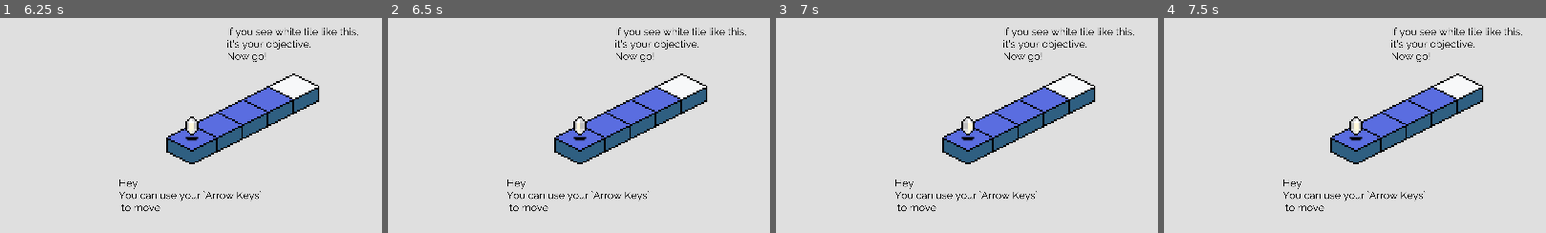
Above: before the commit, frames 1-4 (left to right).
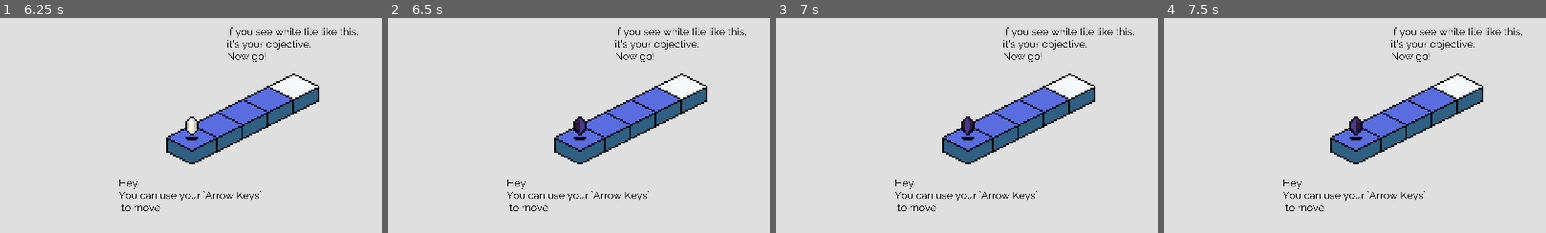
Above: after the commit, the same moments.

Repository: navisraditya/IDJCSUI
Game: Godot game, scene res://Scenes/Scenery/SplashScreen.tscn
Same seed, same stepped clock (60 frames per second), same inputs: the game is played once before the commit and once after it.
Inputs (mouse positions are % of the whole screen's width and height, from its top left):
- Up to frame 1 (6.25 s): tap Enter at 0.5, 2.75, 5.75 s; hold Right (ui_right) 0.53-1.28 s; hold Space (ui_select) 0.53-1.28 s; hold Down (ui_down) 1.28-2.03 s; tap Space (ui_select) at 1.35, 1.52, 1.82, 2.85, 3.02, 3.32, 5, 5.85, 6.02 s; hold Right (ui_right) 2.03-2.78 s; hold Space (ui_select) 2.03-2.78 s; hold Up (ui_up) 2.78-3.5 s; click (50, 51) at 3.5 s; click (20, 62) at 4.25 s; hold Space (ui_select) 5.03-5.78 s; hold Left (ui_left) from 5.03 s (still down)
- Up to frame 2 (6.5 s): keep holding Left (ui_left); tap Space (ui_select) at 6.32 s
- Up to frame 3 (7 s): tap Space (ui_select) at 6.5 s; release Left (ui_left) at 6.53 s; hold Down (ui_down) from 6.53 s (still down); hold Space (ui_select) from 6.53 s (still down)
- Up to frame 4 (7.5 s): release Down (ui_down) at 7.28 s; release Space (ui_select) at 7.28 s; hold Right (ui_right) from 7.28 s (still down); tap Space (ui_select) at 7.35 s
The pictures show only the part of the screen within x 25-75%, y 25-75%; the shares and areas given below are measured in that part.

Frame 1 is identical in both runs. In frame 2, 0.1% of the frame differs, in the area x 49-52%, y 46-54%; in frame 3, 0.1%; in frame 4, 0.1%.

Commit message:
added god mode

Diff:
--- a/Scenes/Enemies/enemyTesting.gd
+++ b/Scenes/Enemies/enemyTesting.gd
@@ -79,6 +79,6 @@
 
 
 func _on_Enemy_body_entered(body):
-	if body.get_name() == "Player" and get_parent().get_node("Player").can_move == true:
+	if body.get_name() == "Player" and get_parent().get_node("Player").can_move == true and get_parent().get_node("Player").god_mode == false:
 		get_parent().get_node("Player").death()
 		print("kalah")
--- a/Scenes/Player/Player.tscn
+++ b/Scenes/Player/Player.tscn
@@ -1,10 +1,11 @@
-[gd_scene load_steps=29 format=2]
+[gd_scene load_steps=37 format=2]
 
 [ext_resource path="res://Scenes/Player/PlayerMovement.gd" type="Script" id=1]
 [ext_resource path="res://Assets/Image/player_ss.png" type="Texture" id=2]
 [ext_resource path="res://Assets/Frame/light.tres" type="Texture" id=3]
 [ext_resource path="res://Assets/Image/shadow.png" type="Texture" id=4]
 [ext_resource path="res://Assets/Image/player_death.png" type="Texture" id=5]
+[ext_resource path="res://Assets/Image/god_mode.png" type="Texture" id=6]
 
 [sub_resource type="AtlasTexture" id=10]
 atlas = ExtResource( 5 )
@@ -62,6 +63,34 @@
 atlas = ExtResource( 5 )
 region = Rect2( 208, 0, 16, 16 )
 
+[sub_resource type="AtlasTexture" id=24]
+atlas = ExtResource( 6 )
+region = Rect2( 0, 0, 16, 16 )
+
+[sub_resource type="AtlasTexture" id=25]
+atlas = ExtResource( 6 )
+region = Rect2( 16, 0, 16, 16 )
+
+[sub_resource type="AtlasTexture" id=26]
+atlas = ExtResource( 6 )
+region = Rect2( 32, 0, 16, 16 )
+
+[sub_resource type="AtlasTexture" id=27]
+atlas = ExtResource( 6 )
+region = Rect2( 48, 0, 16, 16 )
+
+[sub_resource type="AtlasTexture" id=28]
+atlas = ExtResource( 6 )
+region = Rect2( 64, 0, 16, 16 )
+
+[sub_resource type="AtlasTexture" id=29]
+atlas = ExtResource( 6 )
+region = Rect2( 80, 0, 16, 16 )
+
+[sub_resource type="AtlasTexture" id=30]
+atlas = ExtResource( 6 )
+region = Rect2( 96, 0, 16, 16 )
+
 [sub_resource type="AtlasTexture" id=2]
 atlas = ExtResource( 2 )
 region = Rect2( 0, 0, 16, 16 )
@@ -97,6 +126,11 @@
 "name": "death",
 "speed": 5.0
 }, {
+"frames": [ SubResource( 24 ), SubResource( 25 ), SubResource( 26 ), SubResource( 27 ), SubResource( 28 ), SubResource( 29 ), SubResource( 30 ) ],
+"loop": true,
+"name": "god",
+"speed": 5.0
+}, {
 "frames": [ SubResource( 2 ), SubResource( 3 ), SubResource( 4 ), SubResource( 5 ), SubResource( 6 ), SubResource( 7 ), SubResource( 8 ) ],
 "loop": true,
 "name": "idle",
--- a/Scenes/Player/PlayerMovement.gd
+++ b/Scenes/Player/PlayerMovement.gd
@@ -6,6 +6,9 @@
 var tilemap = null
 var animatedSprite
 var can_move = true
+
+var god_mode = false
+var god_counter = 0
 
 func _ready():
 	animatedSprite = get_node("Sprite").play("idle")
@@ -31,6 +34,12 @@
 		if event.is_action_pressed("ui_down"):
 			dir = Vector2(-1, 1)  # Diagonal movement for isometric down
 			move_player()
+
+		if event.is_action_pressed("ui_select"):
+			god_counter += 1
+
+			if god_counter == 5:
+				god_mode()
 
 func move_player():
 	var new_pos = self.position + (dir * cell_size / 2)
@@ -63,3 +72,13 @@
 	get_node("Sprite2").hide()
 	# Pause all processes in the scene
 	get_tree().change_scene(str("res://Scenes/Scenery/LoseCond.tscn"))
+
+func god_mode():
+	if god_mode == false:
+		god_mode = true
+		god_counter = 0
+		animatedSprite = get_node("Sprite").play("god")
+	else:
+		god_mode = false
+		god_counter = 0
+		animatedSprite = get_node("Sprite").play("idle")
--- a/Scenes/Scenery/SplashScreen.gd
+++ b/Scenes/Scenery/SplashScreen.gd
@@ -1,9 +1,9 @@
 extends Node2D
 
 # Time to display the splash screen (in seconds)
-onready var slide1 = $Sprite
-onready var slide2 = $Sprite2
-onready var slide3 = $Sprite3
+onready var slide1 = $Splash1
+onready var slide2 = $Splash2
+onready var slide3 = $Splash3
 
 var timer = Timer.new()
 
--- a/Scenes/Scenery/SplashScreen.tscn
+++ b/Scenes/Scenery/SplashScreen.tscn
@@ -8,14 +8,14 @@
 [node name="SplashScreen" type="Node2D"]
 script = ExtResource( 4 )
 
-[node name="Sprite3" type="Sprite" parent="."]
+[node name="Splash3" type="Sprite" parent="."]
 position = Vector2( 960, 540 )
 texture = ExtResource( 2 )
 
-[node name="Sprite2" type="Sprite" parent="."]
+[node name="Splash2" type="Sprite" parent="."]
 position = Vector2( 960, 540 )
 texture = ExtResource( 1 )
 
-[node name="Sprite" type="Sprite" parent="."]
+[node name="Splash1" type="Sprite" parent="."]
 position = Vector2( 960, 540 )
 texture = ExtResource( 3 )
Binary file added: Assets/Image/god_mode.png
Not shown, added: Assets/Image/god_mode.png.import
Binary file changed: Assets/Materials/tile.ase
